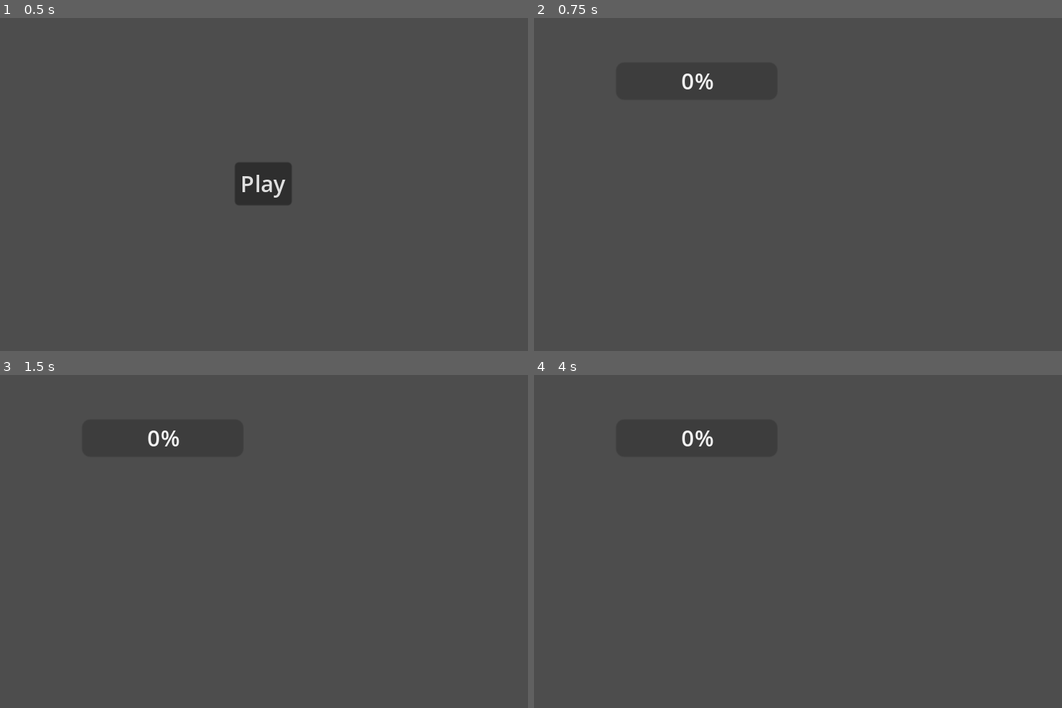
Above: before the commit, frames 1-4 (two rows, left to right).
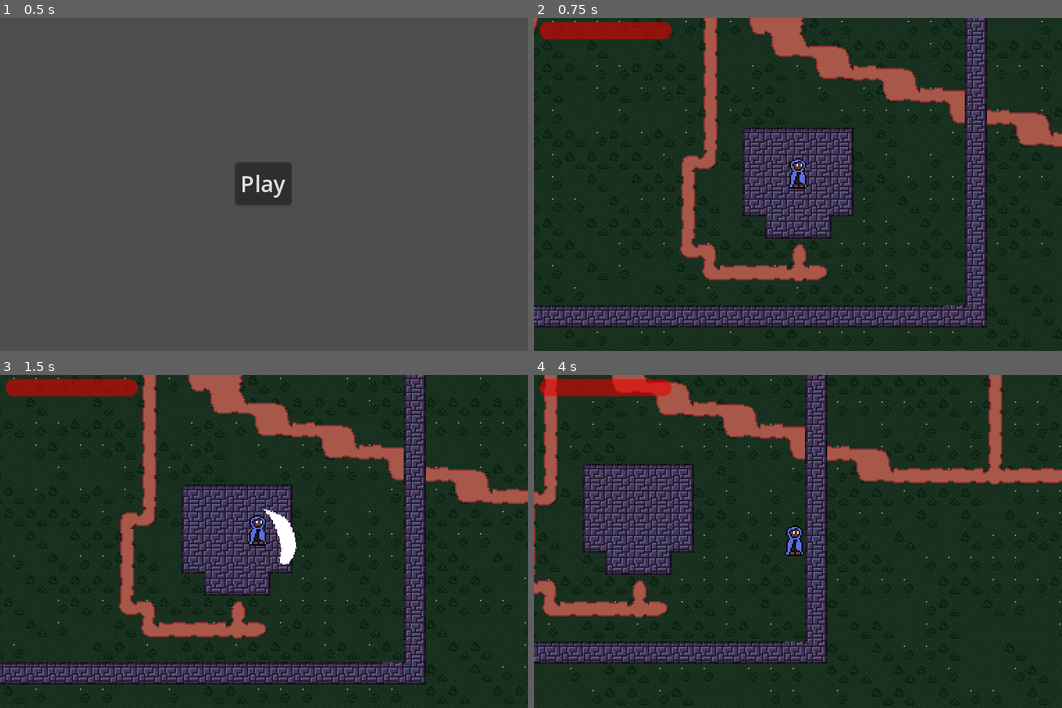
Above: after the commit, the same moments.

Repository: quellus/Mycoflora
Game: Godot game, scene res://scenes/main_menu.tscn
Two runs of this game, one before a commit and one after it. Both use one fixed random seed, a clock stepped at 60 frames per second and the inputs below. The engine's default icon, where the game draws it, is replaced by a stand-in: a white triangle on a blue panel in a dark square.
Inputs (mouse positions are in pixels of both pictures, inside the frame that each line leads up to):
- Up to frame 1 (0.5 s): no input
- Up to frame 2 (0.75 s): click "Play" at 0.5 s
- Up to frame 3 (1.5 s): tap Enter at 1.25 s; move the mouse to (380, 524) at 1.27 s; press the mouse at (380, 524) at 1.28 s; hold D (right) from 1.28 s (still down)
- Up to frame 4 (4 s): move the mouse to (692, 558) at 2.02 s; release D (right) at 2.03 s; release the mouse at (692, 558) at 2.03 s; hold S (down) 2.03-2.78 s; click (692, 558) at 2.1 s; move the mouse to (850, 468) at 2.77 s; press the mouse at (850, 468) at 2.78 s; hold D (right) 2.78-3.53 s; move the mouse to (771, 608) at 3.52 s; release the mouse at (771, 608) at 3.53 s; hold W (up) from 3.53 s (still down); click (771, 608) at 3.6 s

Frame 1 is identical in both runs. In frame 2, 96% of the frame differs, in the area x 0-100%, y 0-100%; in frame 3, 96%; in frame 4, 96%.
Error before the commit: Parse Error: Preload file "res://scenes/forest.tscn" does not exist. (res://scripts/game.gd:7)

Commit message:
Move enemy knockback to animation and fix necromancy bug

Diff:
--- a/scenes/castle.tscn
+++ b/scenes/castle.tscn
@@ -59,7 +59,7 @@
 [node name="WarpPoint" type="Area2D" parent="."]
 position = Vector2(249, 240)
 script = ExtResource("3_utl14")
-destination = "level1"
+destination = "world"
 spawn_point = 1
 
 [node name="CollisionShape2D" type="CollisionShape2D" parent="WarpPoint"]
--- a/scenes/dialog_box.tscn
+++ b/scenes/dialog_box.tscn
@@ -17,10 +17,10 @@
 clip_contents = false
 layout_mode = 1
 anchors_preset = -1
-offset_left = 6.0
-offset_top = 6.0
-offset_right = 134.0
-offset_bottom = 66.0
+offset_left = 122.0
+offset_top = 173.0
+offset_right = 250.0
+offset_bottom = 233.0
 theme_override_constants/line_separation = -2
 theme_override_fonts/normal_font = ExtResource("1_olmis")
 theme_override_font_sizes/normal_font_size = 16
--- a/scenes/enemy.tscn
+++ b/scenes/enemy.tscn
@@ -106,10 +106,22 @@
 "update": 1,
 "values": [false]
 }
+tracks/5/type = "value"
+tracks/5/imported = false
+tracks/5/enabled = true
+tracks/5/path = NodePath("AnimatedSprite2D:modulate")
+tracks/5/interp = 1
+tracks/5/loop_wrap = true
+tracks/5/keys = {
+"times": PackedFloat32Array(0),
+"transitions": PackedFloat32Array(1),
+"update": 0,
+"values": [Color(1, 0.101961, 0.160784, 1)]
+}
 
 [sub_resource type="Animation" id="Animation_8bm6f"]
 resource_name = "death"
-length = 0.2
+length = 0.5
 tracks/0/type = "value"
 tracks/0/imported = false
 tracks/0/enabled = true
@@ -162,13 +174,39 @@
 tracks/4/imported = false
 tracks/4/enabled = true
 tracks/4/path = NodePath(".:speed_mod")
-tracks/4/interp = 1
+tracks/4/interp = 2
 tracks/4/loop_wrap = true
 tracks/4/keys = {
-"times": PackedFloat32Array(0),
-"transitions": PackedFloat32Array(1),
-"update": 1,
-"values": [4]
+"times": PackedFloat32Array(0, 0.4),
+"transitions": PackedFloat32Array(1, 1),
+"update": 0,
+"values": [-4, 0]
+}
+tracks/5/type = "method"
+tracks/5/imported = false
+tracks/5/enabled = true
+tracks/5/path = NodePath(".")
+tracks/5/interp = 1
+tracks/5/loop_wrap = true
+tracks/5/keys = {
+"times": PackedFloat32Array(0.5),
+"transitions": PackedFloat32Array(1),
+"values": [{
+"args": [],
+"method": &"queue_free"
+}]
+}
+tracks/6/type = "value"
+tracks/6/imported = false
+tracks/6/enabled = true
+tracks/6/path = NodePath("AnimatedSprite2D:modulate")
+tracks/6/interp = 1
+tracks/6/loop_wrap = true
+tracks/6/keys = {
+"times": PackedFloat32Array(0),
+"transitions": PackedFloat32Array(1),
+"update": 0,
+"values": [Color(100, 100, 100, 1)]
 }
 
 [sub_resource type="Animation" id="Animation_4ibrf"]
@@ -234,12 +272,101 @@
 "update": 1,
 "values": [false]
 }
+tracks/5/type = "value"
+tracks/5/imported = false
+tracks/5/enabled = true
+tracks/5/path = NodePath("AnimatedSprite2D:modulate")
+tracks/5/interp = 1
+tracks/5/loop_wrap = true
+tracks/5/keys = {
+"times": PackedFloat32Array(0),
+"transitions": PackedFloat32Array(1),
+"update": 0,
+"values": [Color(1, 1, 1, 1)]
+}
+
+[sub_resource type="Animation" id="Animation_i0rbv"]
+resource_name = "knockback"
+length = 0.2
+tracks/0/type = "value"
+tracks/0/imported = false
+tracks/0/enabled = true
+tracks/0/path = NodePath("AnimatedSprite2D:animation")
+tracks/0/interp = 1
+tracks/0/loop_wrap = true
+tracks/0/keys = {
+"times": PackedFloat32Array(0),
+"transitions": PackedFloat32Array(1),
+"update": 1,
+"values": [&"default"]
+}
+tracks/1/type = "value"
+tracks/1/imported = false
+tracks/1/enabled = true
+tracks/1/path = NodePath("HurtDetector/CollisionShape2D:disabled")
+tracks/1/interp = 1
+tracks/1/loop_wrap = true
+tracks/1/keys = {
+"times": PackedFloat32Array(0),
+"transitions": PackedFloat32Array(1),
+"update": 1,
+"values": [true]
+}
+tracks/2/type = "value"
+tracks/2/imported = false
+tracks/2/enabled = true
+tracks/2/path = NodePath("HurtBox/CollisionShape2D:disabled")
+tracks/2/interp = 1
+tracks/2/loop_wrap = true
+tracks/2/keys = {
+"times": PackedFloat32Array(0),
+"transitions": PackedFloat32Array(1),
+"update": 1,
+"values": [true]
+}
+tracks/3/type = "value"
+tracks/3/imported = false
+tracks/3/enabled = true
+tracks/3/path = NodePath("AttackRadius/CollisionShape2D:disabled")
+tracks/3/interp = 1
+tracks/3/loop_wrap = true
+tracks/3/keys = {
+"times": PackedFloat32Array(0),
+"transitions": PackedFloat32Array(1),
+"update": 1,
+"values": [true]
+}
+tracks/4/type = "value"
+tracks/4/imported = false
+tracks/4/enabled = true
+tracks/4/path = NodePath(".:speed_mod")
+tracks/4/interp = 2
+tracks/4/loop_wrap = true
+tracks/4/keys = {
+"times": PackedFloat32Array(0, 0.2),
+"transitions": PackedFloat32Array(1, 1),
+"update": 0,
+"values": [-4, 1]
+}
+tracks/5/type = "value"
+tracks/5/imported = false
+tracks/5/enabled = true
+tracks/5/path = NodePath("AnimatedSprite2D:modulate")
+tracks/5/interp = 1
+tracks/5/loop_wrap = true
+tracks/5/keys = {
+"times": PackedFloat32Array(0),
+"transitions": PackedFloat32Array(1),
+"update": 0,
+"values": [Color(100, 100, 100, 1)]
+}
 
 [sub_resource type="AnimationLibrary" id="AnimationLibrary_isu8r"]
 _data = {
 "attack": SubResource("Animation_rnjcm"),
 "death": SubResource("Animation_8bm6f"),
-"default": SubResource("Animation_4ibrf")
+"default": SubResource("Animation_4ibrf"),
+"knockback": SubResource("Animation_i0rbv")
 }
 
 [sub_resource type="AnimationNodeAnimation" id="AnimationNodeAnimation_ljxle"]
@@ -250,6 +377,9 @@
 
 [sub_resource type="AnimationNodeAnimation" id="AnimationNodeAnimation_n7ltj"]
 animation = &"default"
+
+[sub_resource type="AnimationNodeAnimation" id="AnimationNodeAnimation_pa4tn"]
+animation = &"knockback"
 
 [sub_resource type="AnimationNodeStateMachineTransition" id="AnimationNodeStateMachineTransition_v1csk"]
 advance_mode = 2
@@ -263,6 +393,18 @@
 [sub_resource type="AnimationNodeStateMachineTransition" id="AnimationNodeStateMachineTransition_odue2"]
 
 [sub_resource type="AnimationNodeStateMachineTransition" id="AnimationNodeStateMachineTransition_sakf8"]
+
+[sub_resource type="AnimationNodeStateMachineTransition" id="AnimationNodeStateMachineTransition_cr0id"]
+
+[sub_resource type="AnimationNodeStateMachineTransition" id="AnimationNodeStateMachineTransition_rpxip"]
+
+[sub_resource type="AnimationNodeStateMachineTransition" id="AnimationNodeStateMachineTransition_378vk"]
+switch_mode = 2
+advance_mode = 2
+
+[sub_resource type="AnimationNodeStateMachineTransition" id="AnimationNodeStateMachineTransition_t3bww"]
+switch_mode = 2
+advance_mode = 2
 
 [sub_resource type="AnimationNodeStateMachine" id="AnimationNodeStateMachine_xqv63"]
 states/End/position = Vector2(893, 100)
@@ -273,8 +415,10 @@
 states/death/position = Vector2(469, 51)
 states/default/node = SubResource("AnimationNodeAnimation_n7ltj")
 states/default/position = Vector2(333, 100)
-transitions = ["Start", "default", SubResource("AnimationNodeStateMachineTransition_v1csk"), "default", "attack", SubResource("AnimationNodeStateMachineTransition_52reu"), "attack", "default", SubResource("AnimationNodeStateMachineTransition_6lgcj"), "default", "death", SubResource("AnimationNodeStateMachineTransition_odue2"), "attack", "death", SubResource("AnimationNodeStateMachineTransition_sakf8")]
-graph_offset = Vector2(-229, -57)
+states/knockback/node = SubResource("AnimationNodeAnimation_pa4tn")
+states/knockback/position = Vector2(186, 9)
+transitions = ["Start", "default", SubResource("AnimationNodeStateMachineTransition_v1csk"), "default", "attack", SubResource("AnimationNodeStateMachineTransition_52reu"), "attack", "default", SubResource("AnimationNodeStateMachineTransition_6lgcj"), "default", "death", SubResource("AnimationNodeStateMachineTransition_odue2"), "attack", "death", SubResource("AnimationNodeStateMachineTransition_sakf8"), "default", "knockback", SubResource("AnimationNodeStateMachineTransition_cr0id"), "attack", "knockback", SubResource("AnimationNodeStateMachineTransition_rpxip"), "knockback", "default", SubResource("AnimationNodeStateMachineTransition_378vk"), "knockback", "attack", SubResource("AnimationNodeStateMachineTransition_t3bww")]
+graph_offset = Vector2(-261, -115)
 
 [node name="Enemy" type="CharacterBody2D"]
 z_index = 1
@@ -312,9 +456,6 @@
 [node name="CollisionShape2D" type="CollisionShape2D" parent="AttackRadius"]
 shape = SubResource("CircleShape2D_xorjn")
 
-[node name="KnockbackTimer" type="Timer" parent="."]
-one_shot = true
-
 [node name="AnimationPlayer" type="AnimationPlayer" parent="."]
 libraries = {
 "": SubResource("AnimationLibrary_isu8r")
@@ -329,5 +470,3 @@
 [connection signal="body_entered" from="VisionRadius" to="." method="_on_vision_radius_body_entered"]
 [connection signal="body_exited" from="VisionRadius" to="." method="_on_vision_radius_body_exited"]
 [connection signal="body_entered" from="AttackRadius" to="." method="_on_attack_radius_body_entered"]
-[connection signal="timeout" from="KnockbackTimer" to="." method="_on_knockback_timer_timeout"]
-[connection signal="animation_finished" from="AnimationTree" to="." method="_on_animation_tree_animation_finished"]
--- a/scenes/game.tscn
+++ b/scenes/game.tscn
@@ -13,13 +13,17 @@
 
 [node name="HealthBar" type="ProgressBar" parent="CanvasLayer"]
 unique_name_in_owner = true
-custom_minimum_size = Vector2(116.215, 0)
-offset_left = 59.0
-offset_top = 32.0
-offset_right = 175.215
-offset_bottom = 59.0
+modulate = Color(7.567, 0, 0, 1)
+offset_left = 4.0
+offset_top = 3.0
+offset_right = 99.0
+offset_bottom = 15.255
+size_flags_horizontal = 4
+size_flags_vertical = 4
 max_value = 10.0
 step = 1.0
+value = 5.0
+show_percentage = false
 
 [node name="DialogManager" parent="CanvasLayer" instance=ExtResource("2_g7mqf")]
 unique_name_in_owner = true
--- a/scripts/enemy.gd
+++ b/scripts/enemy.gd
@@ -1,7 +1,6 @@
 class_name Enemy extends CharacterBody2D
 
 var health = 10
-var knockback = false
 var target: Node2D = null
 @onready var sprite = $AnimatedSprite2D
 @export var speed_mod := 1
@@ -11,30 +10,22 @@
 @onready var animtree: AnimationTree = $AnimationTree
 @onready var state_machine = animtree["parameters/playback"]
 
-func _process(delta):
+func _process(_delta):
 	if target != null:
-		if !knockback:
-			velocity = position.direction_to(target.global_position) * SPEED * speed_mod
-		elif knockback:
-			velocity.x = move_toward(velocity.x, 0, 20 * delta)
-			velocity.y = move_toward(velocity.y, 0, 20 * delta)
-			if velocity == Vector2.ZERO:
-				knockback = false
+		velocity = position.direction_to(target.global_position) * SPEED * speed_mod
+	else:
+		velocity = Vector2.ZERO
 	move_and_slide()
 
 func take_damage(position_from: Vector2):
 	health -= 5
 	velocity = position.direction_to(position_from) * SPEED * -4
-	sprite.modulate = Color(100,100,100)
-	knockback = true
 	if health <= 0:
 		print_debug("death")
 		state_machine.travel("death")
 	else:
-		$KnockbackTimer.start(0.1)
-		print_debug("default")
-		state_machine.travel("default")
-
+		print_debug("knockback")
+		state_machine.travel("knockback")
 
 
 func _on_vision_radius_body_entered(body):
@@ -52,25 +43,14 @@
 		take_damage(area.global_position)
 
 
-func _on_knockback_timer_timeout():
-	sprite.modulate = Color(1,1,1)
-	knockback = false
-
-
 func _on_attack_radius_body_entered(body: Node2D) -> void:
-	if body is Player and !animplayer.current_animation == "death":
+	if body is Player and health > 0:
 		target = body
 		print_debug("attack")
 		state_machine.travel("attack")
 
 
 func _on_hurt_box_body_entered(body: Node2D) -> void:
-	if body == target:
-		if animplayer.current_animation == "attack":
+	if body == target and animplayer.current_animation == "attack":
 			print_debug("default")
 			state_machine.travel("default")
-
-
-func _on_animation_tree_animation_finished(anim_name):
-	if anim_name == "death":
-		queue_free()
--- a/scripts/game.gd
+++ b/scripts/game.gd
@@ -4,13 +4,13 @@
 const levels = {
 	"world": preload("res://scenes/world.tscn"),
 	"castle": preload("res://scenes/castle.tscn"),
-	"forest": preload("res://scenes/forest.tscn")
 }
 var level:Level
 var player:Player
 
 func _ready():
 	load_level("world", 0)
+
 
 func load_level(level_name: String, spawn_index: int):
 	if level_name in levels:
@@ -19,6 +19,7 @@
 		level = levels[level_name].instantiate()
 		add_child(level)
 		_spawn_player(level.spawn_points[spawn_index].global_position)
+
 
 func _spawn_player(spawn_position: Vector2):
 	if player != null:
@@ -35,6 +36,7 @@
 func _player_health_changed(health):
 	%HealthBar.value = health
 
+
 func _warp(destination: String, spawn_point: int):
 	print("warping to " + destination)
 	load_level(destination, spawn_point)
Not shown: 1 places in scenes/enemy.tscn that only renumber resources
